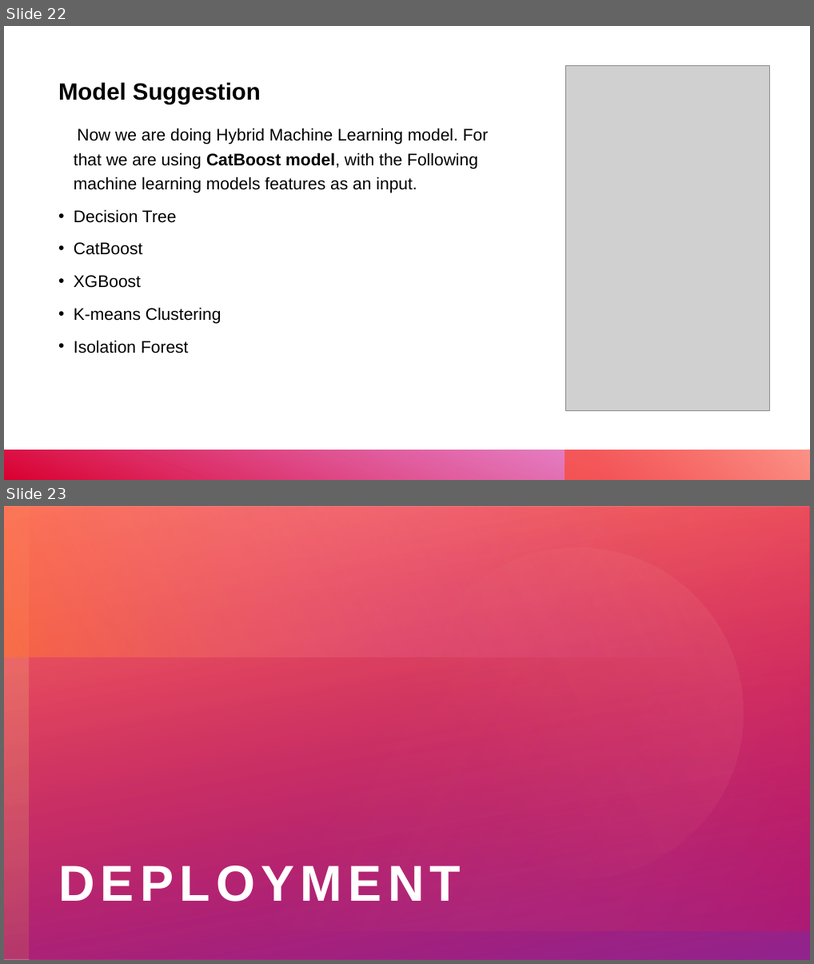
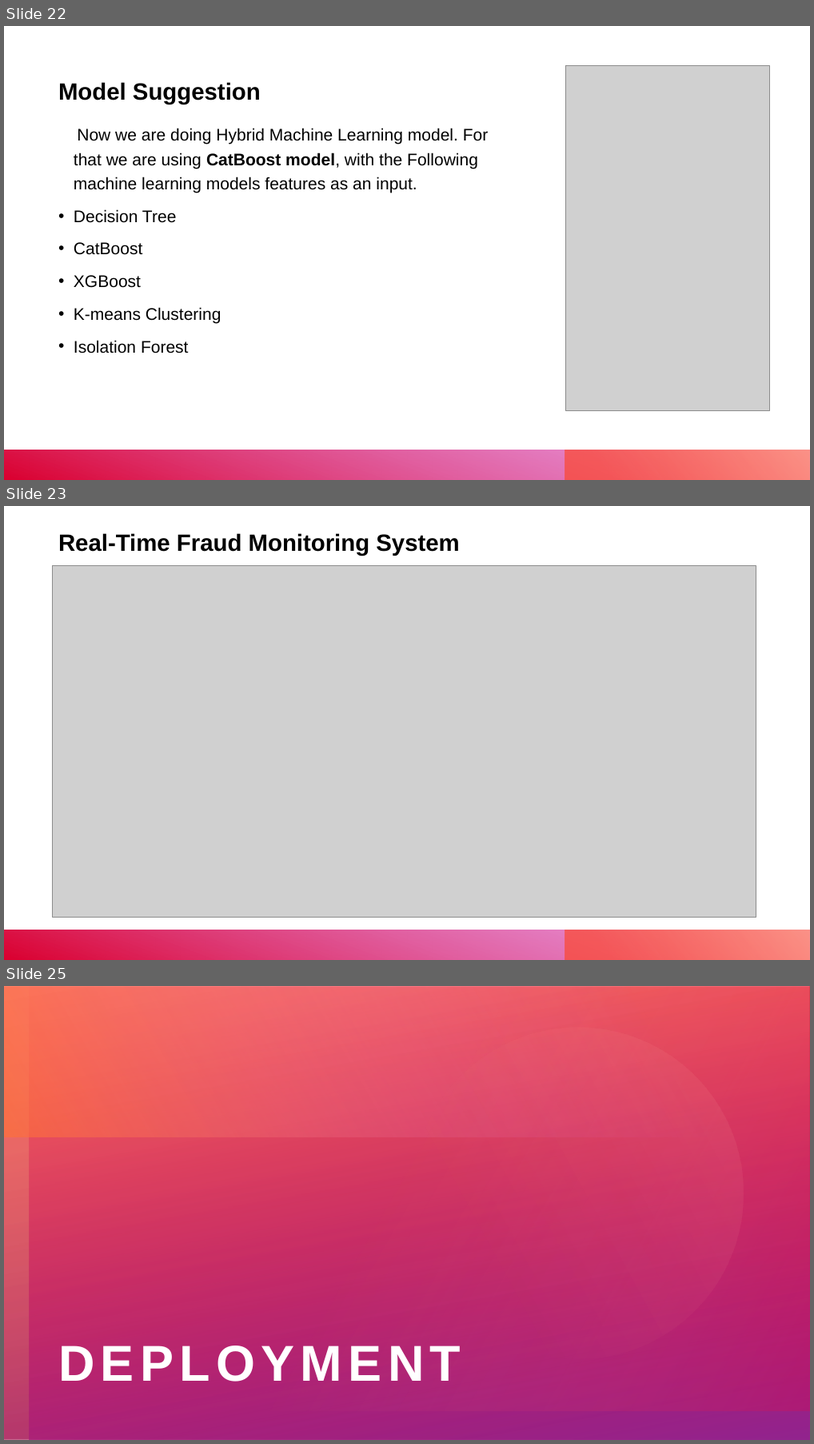
Before and after one commit to raghavanvishnu/Assignment_Main_branch_Dissertation_Capstone, a slide deck: Capstone_Presentation_Final.pptx. Shown one above the other, each under a label of ours: slides 22 and 23 before the commit, slides 22, 23 and 25 after it; the slides between them are not shown. The pictures are 814x964 and 814x1444 pixels, drawn with LibreOffice and Linux fonts; fonts in the diff are those of the drawing; grey boxes stand for pictures. Boxes give left, top, right and bottom in pixels: in the first picture for what was removed or moved away, otherwise in the second. Text is boxed around its words. In the diff, an @@ line names an element or a change of style, - is before the commit and + after.

```diff
--- a/Capstone_Presentation_Final.pptx
+++ b/Capstone_Presentation_Final.pptx
@@ slide 23 added at (x1=4, y1=506, x2=810, y2=960), background #FFFFFF; not listed: 2 template elements that a slide beside it also shows @@
@@ title added at (x1=58, y1=533, x2=460, y2=556), 28 pt, text #000000, bold @@
+Real-Time Fraud Monitoring System
@@ picture added at (x1=52, y1=566, x2=757, y2=917) @@
@@ what was slide 23 is now slide 25 @@
```
Also in this commit, not shown: 1 other slide added.
